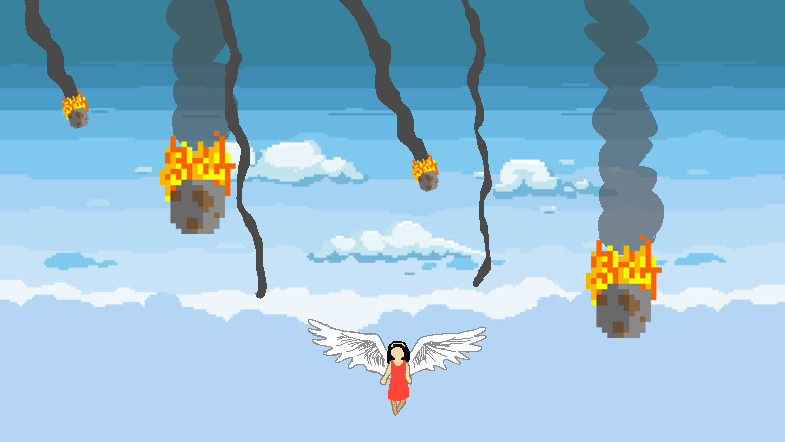
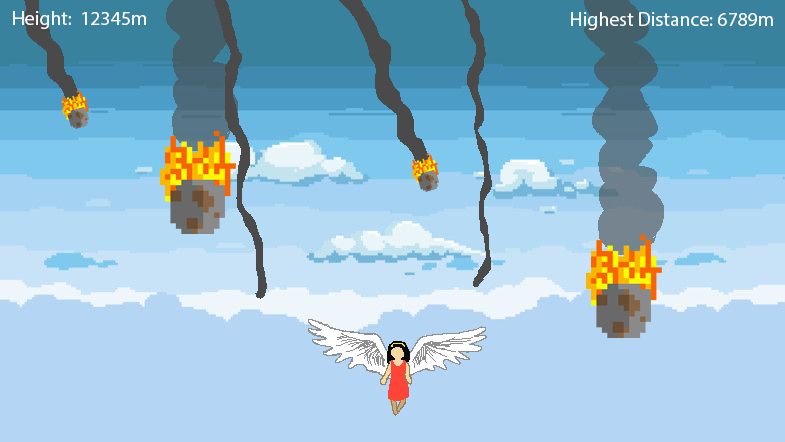
Revision of a layered (785, 442) image; what changed, layer by layer:
added layer "Highest Distance: 6789m" above "Height: 12345m" over box(571, 12, 773, 30)
added layer "Height: 12345m" above "Close meteor right" over box(13, 11, 146, 29)
